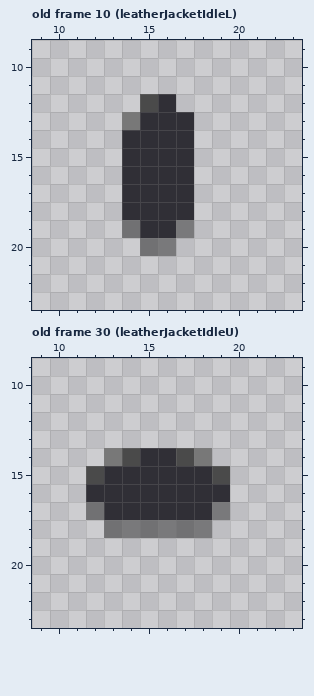
Pixel-art file: src/character.ase. The picture above is the old version.
32x32 pixels, 188 frames. Shown: old frame 10 (leatherJacketIdleL): x 9..23, y 9..23; old frame 30 (leatherJacketIdleU): x 9..23, y 9..23. The commit also changed other frames, which this record leaves out.
And afterwards:
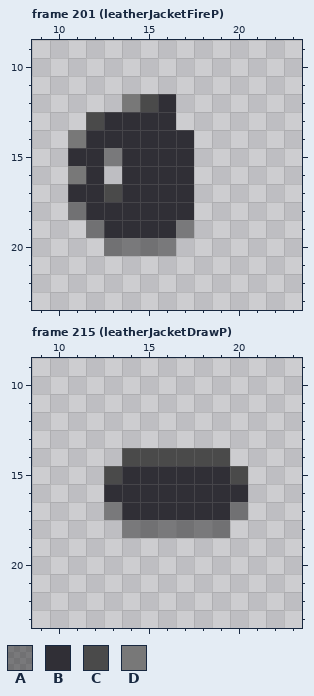
Palette (. is transparent): A #00000068  B #302f36  C #4a4a4a  D #787878
A new or re-ordered frame is compared with the old frame closest to it.
The commit says: Added draw/fire/stow pistol animations.
The exact change:
frames 188 -> 284
Changed rows in their new state; - is an unchanged pixel.
Frame 201 (leatherJacketFireP) is new; against old frame 10 (leatherJacketIdleL), layer "torso":
first column x 11:
12 ---D---
13 -CBB--.
14 DBB----
15 BBA----
16 DB-----
17 BBC----
18 ABB----
19 -ABB---
20 --AA---
Frame 215 (leatherJacketDrawP) is new; against old frame 30 (leatherJacketIdleU), layer "torso":
first column x 12:
14 -.-CC-CC-
15 .C-----BC
16 .-------B
17 .A-----BA
18 -.-----A-
Where, in picture pixels (left, top, right, bottom), the same in both pictures:
changed: (68, 94, 194, 256)
changed: (86, 448, 248, 538)
